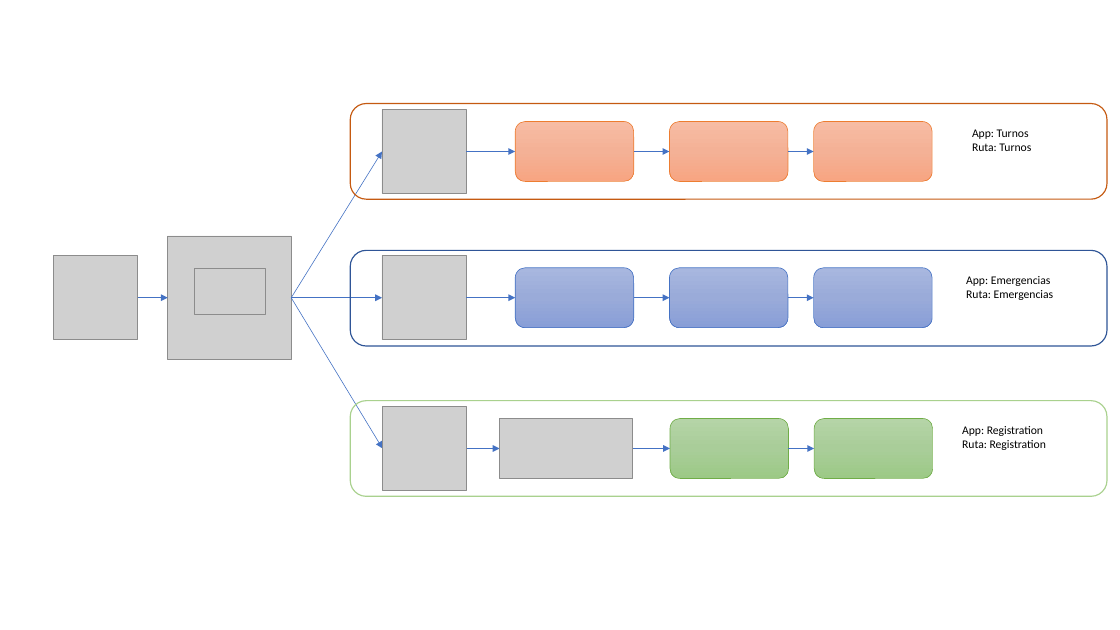
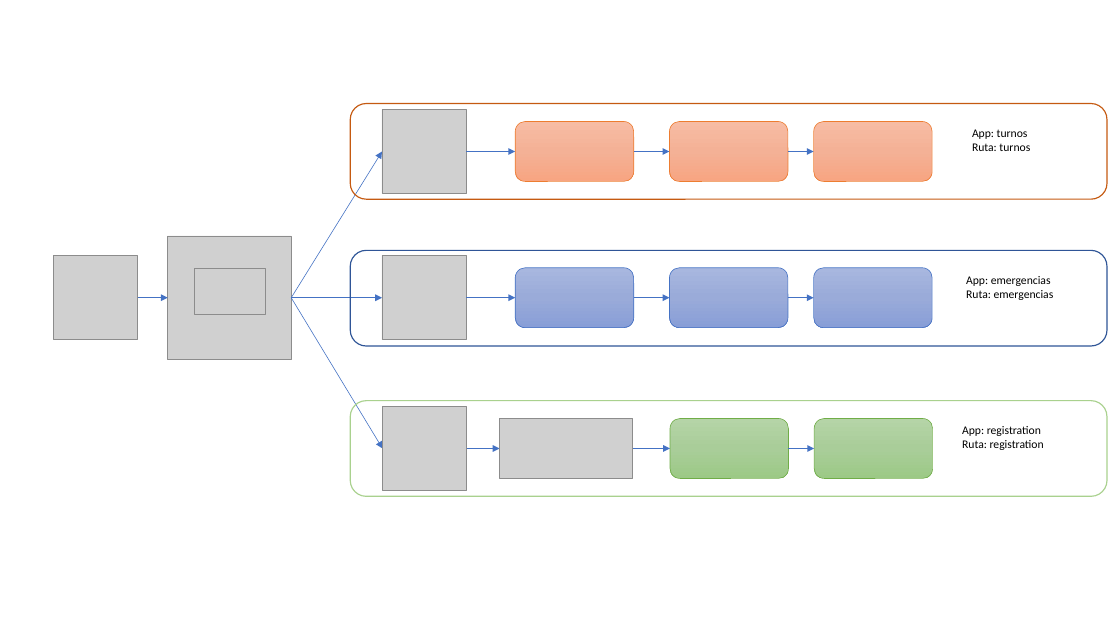
Before and after one commit to hugochiac/proyecto-django, a slide deck: slide 1 of Document/Estructura del proyecto.pptm. Drawn at 1120x630 pixels with LibreOffice and Linux fonts; fonts in the diff are those of the drawing; grey boxes stand for pictures. Boxes give left, top, right and bottom in pixels: in the first picture for what was removed or moved away, otherwise in the second. Text is boxed around its words. In the diff, an @@ line names an element or a change of style, - is before the commit and + after.

```diff
--- a/Document/Estructura del proyecto.pptm
+++ b/Document/Estructura del proyecto.pptm
@@ text at bbox=[972, 129, 1030, 151]: text changed @@
-App: Turnos
-Ruta: Turnos
+App: turnos
+Ruta: turnos
@@ text at bbox=[966, 276, 1054, 300]: text changed @@
-App: Emergencias
-Ruta: Emergencias
+App: emergencias
+Ruta: emergencias
@@ text at bbox=[962, 426, 1044, 450]: text changed @@
-App: Registration
-Ruta: Registration
+App: registration
+Ruta: registration
```
Also in this commit, not shown: 28 other files.
